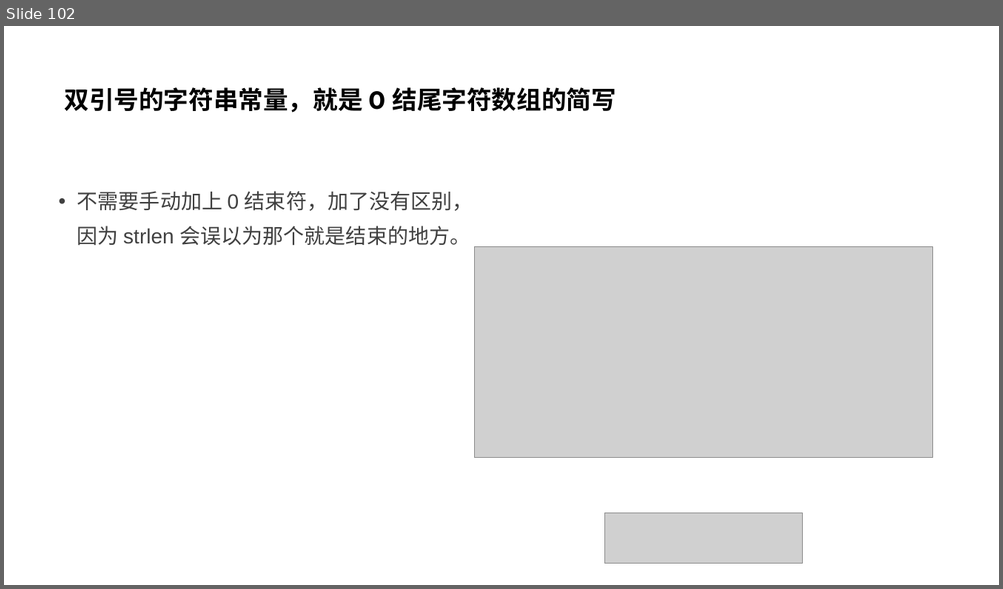
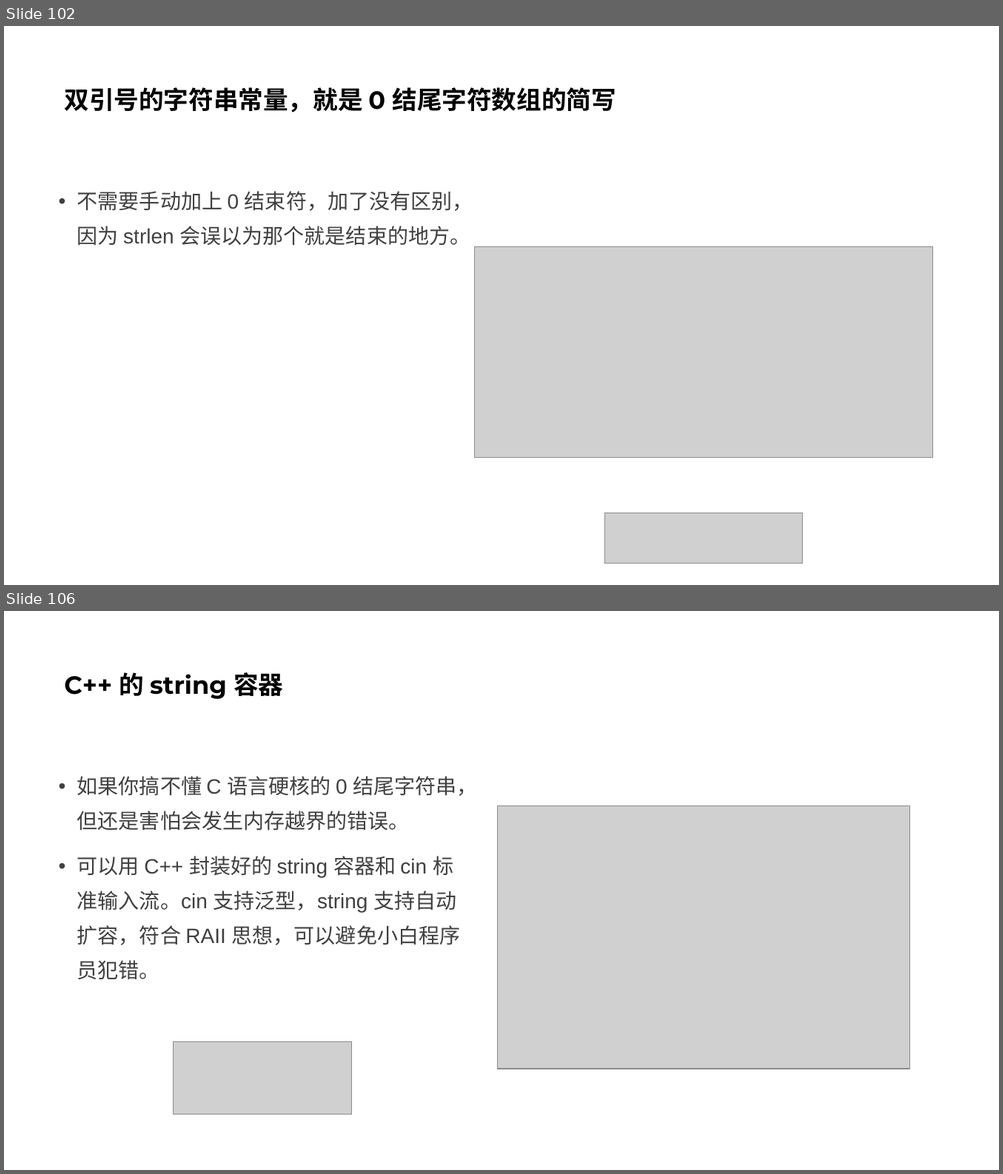
Before and after one commit to parallel101/course, a slide deck: 12/slides.pptx. Shown one above the other, each under a label of ours: slide 102 before the commit, slides 102 and 106 after it; the slides between them are not shown. The pictures are 1003x589 and 1003x1174 pixels, drawn with LibreOffice and Linux fonts; fonts in the diff are those of the drawing; grey boxes stand for pictures. Boxes give left, top, right and bottom in pixels: in the first picture for what was removed or moved away, otherwise in the second. Text is boxed around its words. In the diff, an @@ line names an element or a change of style, - is before the commit and + after.

Commit message:
cpp raii

```diff
--- a/12/slides.pptx
+++ b/12/slides.pptx
@@ slide 106 added at [4, 611, 999, 1170], background #FFFFFF @@
@@ title added at [64, 672, 283, 699], 24 pt, text #000000, bold @@
+C++ 的 string 容器
@@ text added at [77, 776, 477, 980], 20 pt, text #404040 @@
+• 如果你搞不懂 C 语言硬核的 0 结尾字符串，但还是害怕会发生内存越界的错误。
+• 可以用 C++ 封装好的 string 容器和 cin 标准输入流。cin 支持泛型，string 支持自动扩容，符合 RAII 思想，可以避免小白程序员犯错。
@@ picture added at [497, 806, 910, 1069] @@
@@ picture added at [173, 1042, 352, 1115] @@
```
Also in this commit, not shown: 1 slide changed, 3 other slides added, 8 other files.
